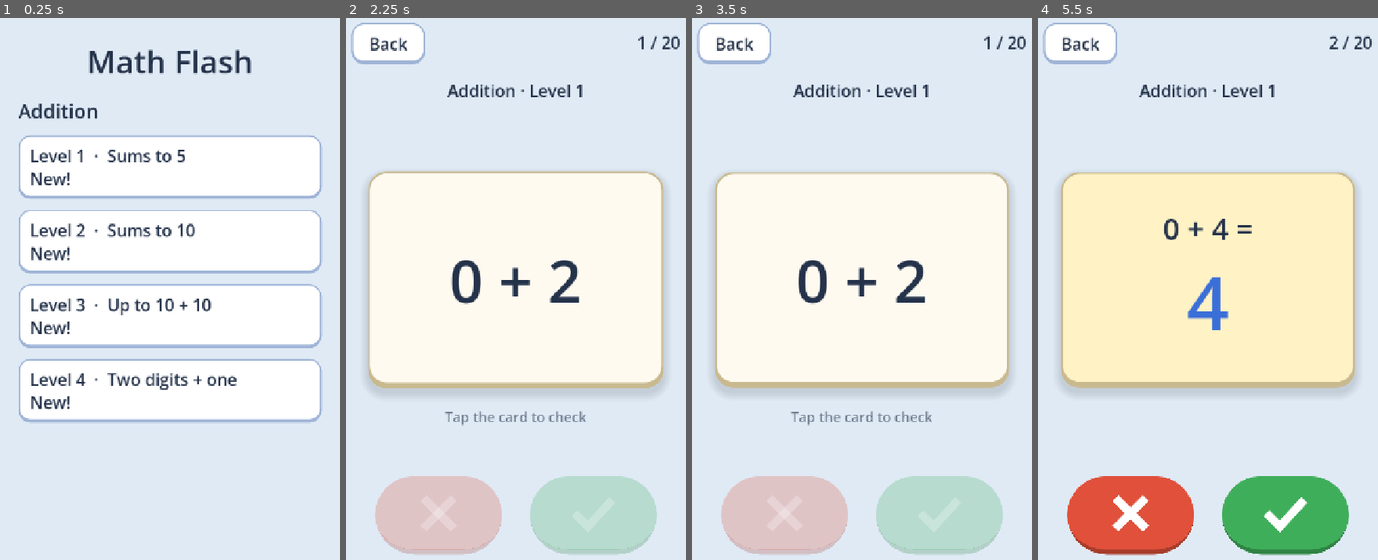
Above: before the commit, frames 1-4 (left to right).
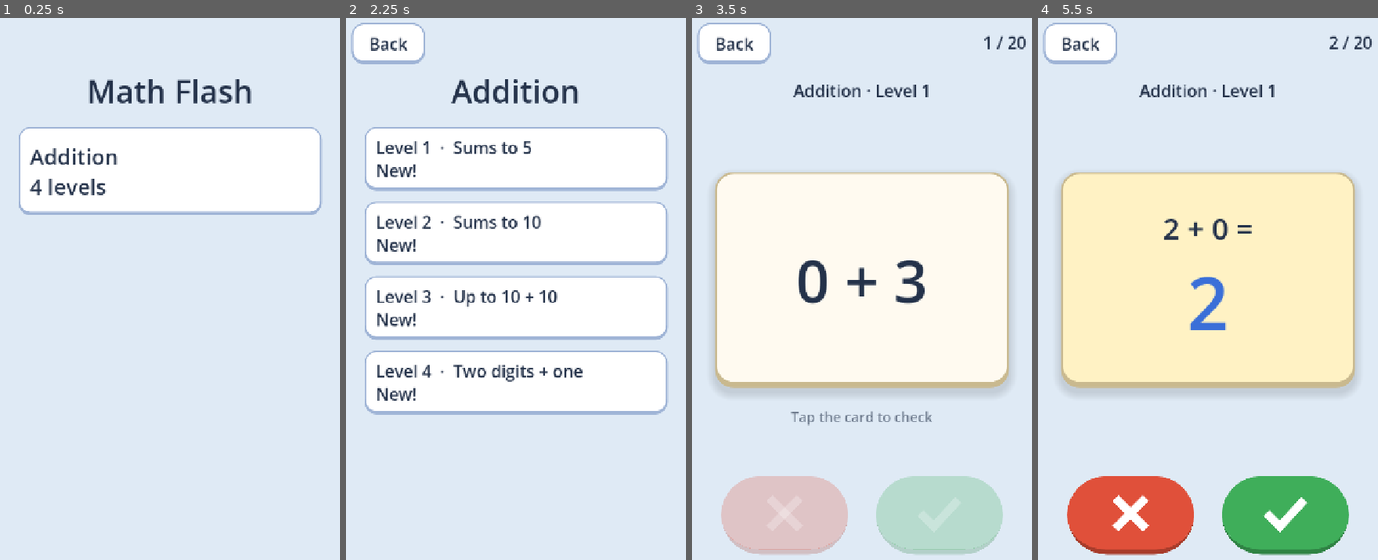
Above: after the commit, the same moments.

Repository: rotarydialer/math-flash
Game: Godot game, scene res://scenes/Main.tscn
Same seed, same stepped clock (60 frames per second), same inputs: the game is played once before the commit and once after it.
Inputs (mouse positions are in pixels of both pictures, inside the frame that each line leads up to):
- Up to frame 1 (0.25 s): no input
- Up to frame 2 (2.25 s): click (516, 169) at 0.5 s, where only the run after the commit has a clickable "Addition 4 levels"; click "Back" at 1.25 s; click (516, 169) at 2 s, where only the run before the commit has a clickable "Level 1 · Sums to 5 New!"
- Up to frame 3 (3.5 s): click (862, 158) at 2.75 s, where only the run after the commit has a clickable "Level 1 · Sums to 5 New!"
- Up to frame 4 (5.5 s): tap Enter at 3.5 s; move the mouse to (1208, 278) at 3.52 s; click (1208, 278) at 3.67 s; click (1129, 516) at 4.27 s; tap Space at 5 s; move the mouse to (1136, 348) at 5.02 s; click (1136, 348) at 5.17 s

The runs differ from the first frame. In frame 1, 38% of the frame differs, in the area x 5-95%, y 5-75%; in frame 2, 35%; in frame 3, 0.3%; in frame 4, 0.9%.

Commit message:
Top-level category menu; Android back steps up a screen
Co-Authored-By: Claude Opus 5.5 <noreply@anthropic.com>

Diff:
--- a/project.godot
+++ b/project.godot
@@ -14,6 +14,7 @@
 run/main_scene="res://scenes/Main.tscn"
 config/features=PackedStringArray("4.6", "Mobile")
 config/icon="res://icon.svg"
+config/quit_on_go_back=false
 
 [autoload]
 
--- a/scripts/main.gd
+++ b/scripts/main.gd
@@ -1,7 +1,8 @@
 extends Node2D
 
 ## Root scene wiring: builds the menu and play screens in code and shows whichever one
-## GameState says is up.
+## GameState says is up. Android's back gesture steps up a screen: round → levels →
+## categories → quit.
 
 const Config := preload("res://data/config.gd")
 
@@ -23,3 +24,13 @@
 func _show(screen: Control) -> void:
 	_menu.visible = screen == _menu
 	_play.visible = screen == _play
+
+func _notification(what: int) -> void:
+	if what != NOTIFICATION_WM_GO_BACK_REQUEST:
+		return
+	if _play.visible:
+		GameState.to_menu()
+	elif not _menu.category_id.is_empty():
+		_menu.show_categories()
+	else:
+		get_tree().quit()
--- a/scripts/menu_screen.gd
+++ b/scripts/menu_screen.gd
@@ -1,12 +1,18 @@
 class_name MenuScreen
 extends Control
 
-## Level picker: one section per category, one big button per level with its range and how the
-## student has done on it so far. Rebuilt every time it opens so the numbers stay current.
+## Two-page picker. The top page has one big button per category; picking one opens its level
+## list (with a Back button), one button per level with its range and how the student has done
+## on it so far. Rebuilt on every change so the numbers stay current. Coming back from a round
+## lands on that round's category.
 
 const Config := preload("res://data/config.gd")
 
+var _title: Label
+var _back: Button
 var _list: VBoxContainer
+## The category whose levels are showing; empty on the top page.
+var category_id: StringName = &""
 
 func _ready() -> void:
 	set_anchors_and_offsets_preset(Control.PRESET_FULL_RECT)
@@ -15,15 +21,14 @@
 	box.set_anchors_preset(Control.PRESET_FULL_RECT)
 	box.offset_left = 50
 	box.offset_right = -50
-	box.offset_top = 70
+	box.offset_top = 130
 	box.offset_bottom = -40
 	box.add_theme_constant_override("separation", 30)
 	add_child(box)
-	var title := Label.new()
-	title.text = "Math Flash"
-	title.add_theme_font_size_override("font_size", Config.FONT_TITLE)
-	title.horizontal_alignment = HORIZONTAL_ALIGNMENT_CENTER
-	box.add_child(title)
+	_title = Label.new()
+	_title.add_theme_font_size_override("font_size", Config.FONT_TITLE)
+	_title.horizontal_alignment = HORIZONTAL_ALIGNMENT_CENTER
+	box.add_child(_title)
 	var scroll := ScrollContainer.new()
 	scroll.size_flags_vertical = Control.SIZE_EXPAND_FILL
 	scroll.horizontal_scroll_mode = ScrollContainer.SCROLL_MODE_DISABLED
@@ -32,18 +37,47 @@
 	_list.size_flags_horizontal = Control.SIZE_EXPAND_FILL
 	_list.add_theme_constant_override("separation", 22)
 	scroll.add_child(_list)
-	GameState.menu_opened.connect(_rebuild)
+	_back = Button.new()
+	_back.text = "Back"
+	_back.custom_minimum_size = Vector2(150, 84)
+	_back.position = Vector2(24, 36)
+	_back.pressed.connect(show_categories)
+	add_child(_back)
+	GameState.menu_opened.connect(_on_menu_opened)
 
-func _rebuild() -> void:
+func _on_menu_opened() -> void:
+	var cat: StringName = GameState.level_cfg.get("category", &"")
+	if cat.is_empty():
+		show_categories()
+	else:
+		show_levels(cat)
+
+func show_categories() -> void:
+	category_id = &""
+	_title.text = "Math Flash"
+	_back.visible = false
+	_clear_list()
+	for cat in Categories.DATA:
+		var btn := Button.new()
+		btn.text = "%s\n%d levels" % [cat["name"], cat["levels"].size()]
+		btn.add_theme_font_size_override("font_size", Config.FONT_HEADER + 10)
+		btn.alignment = HORIZONTAL_ALIGNMENT_LEFT
+		btn.custom_minimum_size = Vector2(0, 180)
+		btn.pressed.connect(show_levels.bind(cat["id"]))
+		_list.add_child(btn)
+
+func show_levels(id: StringName) -> void:
+	category_id = id
+	_title.text = Categories.category(id)["name"]
+	_back.visible = true
+	_clear_list()
+	for n in range(1, Categories.level_count(id) + 1):
+		_list.add_child(_level_button(Categories.level(id, n)))
+
+func _clear_list() -> void:
 	for child in _list.get_children():
+		_list.remove_child(child)
 		child.queue_free()
-	for cat in Categories.DATA:
-		var header := Label.new()
-		header.text = cat["name"]
-		header.add_theme_font_size_override("font_size", Config.FONT_HEADER + 6)
-		_list.add_child(header)
-		for n in range(1, cat["levels"].size() + 1):
-			_list.add_child(_level_button(Categories.level(cat["id"], n)))
 
 func _level_button(cfg: Dictionary) -> Button:
 	var btn := Button.new()
--- a/tests/playtest.gd
+++ b/tests/playtest.gd
@@ -3,7 +3,8 @@
 ## Headless end-to-end playtest: builds the real PlayScreen, then a bot plays one full round of
 ## every Addition level through the actual tap flow — tap the card, wait for the flip, press
 ## ✓ or ✗ at random — checking the counter, button states, the summary score and that Stats
-## recorded every answer. Uses a throwaway profile so real progress isn't touched. Run with:
+## recorded every answer. It also walks the two-page menu (categories → levels → round → back).
+## Uses a throwaway profile so real progress isn't touched. Run with:
 ##   godot --headless --path . res://tests/Playtest.tscn
 ## Prints PLAYTEST PASSED / FAILED; exit code = number of failing checks.
 
@@ -12,6 +13,7 @@
 var _failures := 0
 var _checks := 0
 var _play: PlayScreen
+var _menu: MenuScreen
 
 func _check(cond: bool, msg: String) -> void:
 	_checks += 1
@@ -24,11 +26,14 @@
 	Stats.clear()
 	var layer := CanvasLayer.new()
 	add_child(layer)
+	_menu = MenuScreen.new()
+	layer.add_child(_menu)
 	_play = PlayScreen.new()
 	layer.add_child(_play)
 	_run.call_deferred()
 
 func _run() -> void:
+	_check_menu()
 	for n in range(1, Categories.level_count(&"addition") + 1):
 		await _play_level(n)
 	Stats.clear()
@@ -64,6 +69,23 @@
 	_check(after["right"] - before["right"] == expected_score, "L%d: Stats counted every ✓" % n)
 	_check(after["wrong"] - before["wrong"] == total - expected_score, "L%d: Stats counted every ✗" % n)
 	print("level %d: %d / %d" % [n, expected_score, total])
+	GameState.to_menu()
+	_check(_menu.category_id == &"addition", "L%d: leaving a round lands on its category's levels" % n)
+
+## The top page lists categories; a category button opens its levels; Back returns.
+func _check_menu() -> void:
+	GameState.level_cfg = {}
+	GameState.to_menu()
+	var buttons := _menu._list.get_children()
+	_check(_menu.category_id.is_empty(), "menu opens on the category page")
+	_check(buttons.size() == Categories.DATA.size(), "one button per category")
+	_check(not _menu._back.visible, "no Back button on the top page")
+	(buttons[0] as Button).pressed.emit()
+	_check(_menu.category_id == &"addition", "the Addition button opens Addition")
+	_check(_menu._list.get_child_count() == Categories.level_count(&"addition"), "one button per level")
+	_check(_menu._back.visible, "the level page has a Back button")
+	_menu._back.pressed.emit()
+	_check(_menu.category_id.is_empty(), "Back returns to the category page")
 
 ## Wait for the flip to finish (bounded so a hang fails instead of freezing).
 func _settle() -> void:
Not shown, changed: README.md
